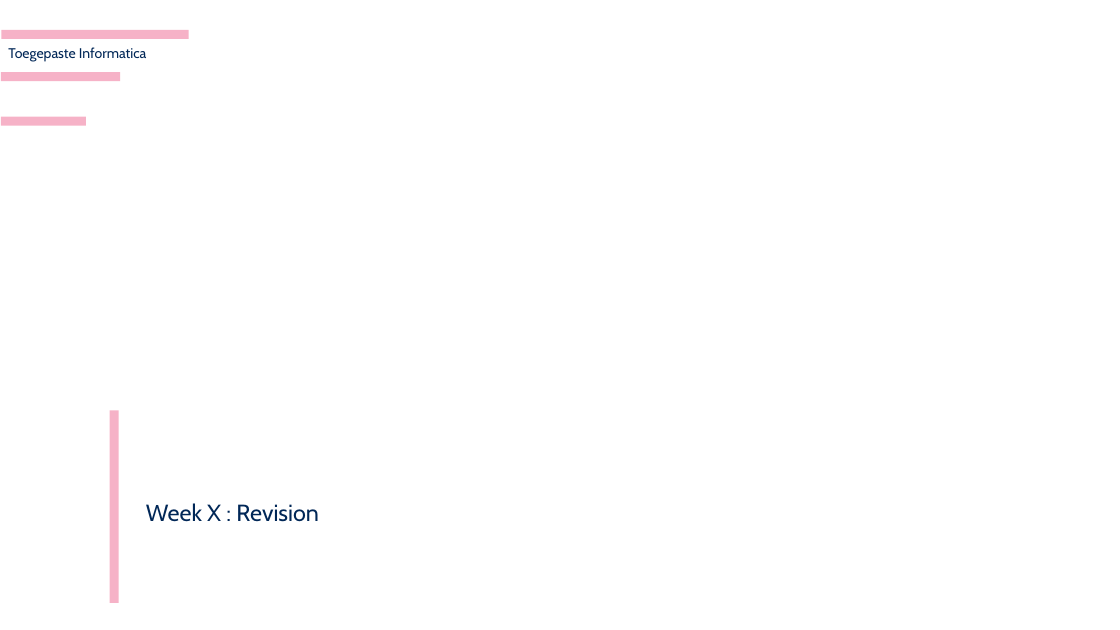
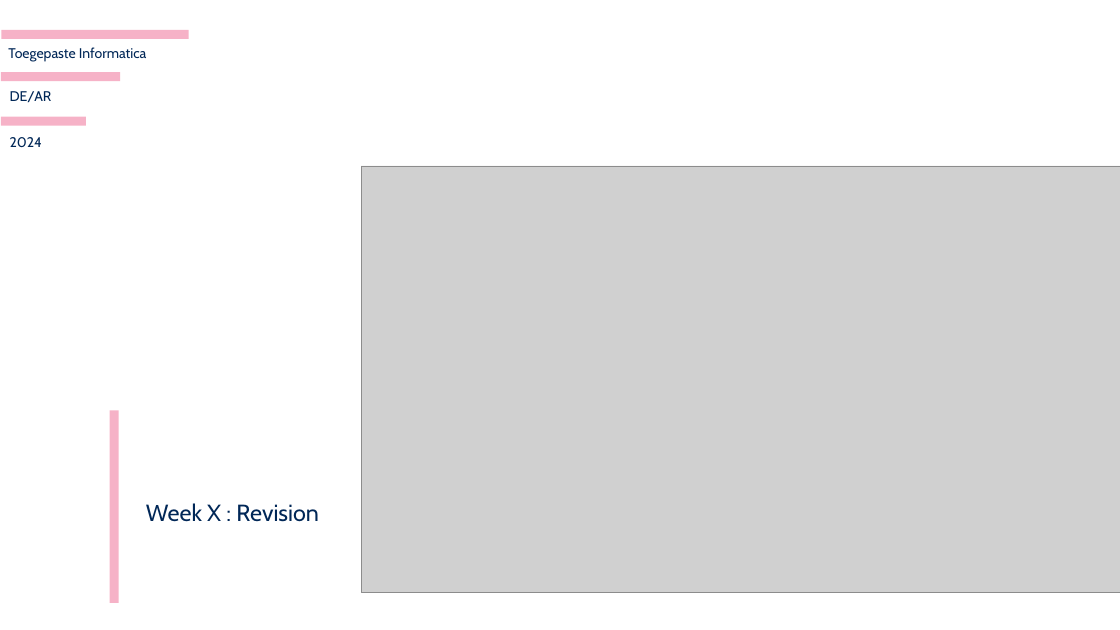
Before and after one commit to harveypekar/3dgraphics, a slide deck: slide 1 of course/3d_revision.pptx. Drawn at 1120x630 pixels with LibreOffice and Linux fonts; fonts in the diff are those of the drawing; grey boxes stand for pictures; background and template pictures are left out. Boxes give left, top, right and bottom in pixels: in the first picture for what was removed or moved away, otherwise in the second. Text is boxed around its words. In the diff, an @@ line names an element or a change of style, - is before the commit and + after.

Commit message:
revision

```diff
--- a/course/3d_revision.pptx
+++ b/course/3d_revision.pptx
@@ text added at bbox=[10, 91, 52, 103], 12 pt, text #002757 @@
+DE/AR
@@ text added at bbox=[10, 137, 42, 147], 12 pt, text #002757 @@
+2024
@@ picture added at bbox=[361, 166, 1120, 593] @@
```
Also in this commit, not shown: 20 slides added, 20 slides removed.
